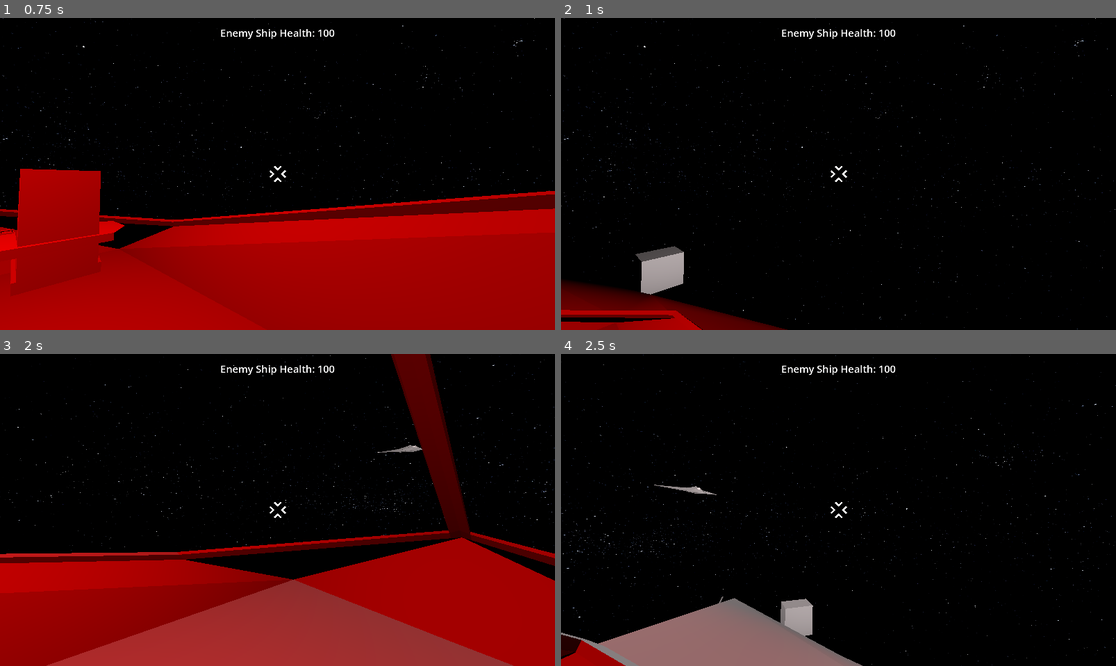
Above: before the commit, frames 1-4 (two rows, left to right).
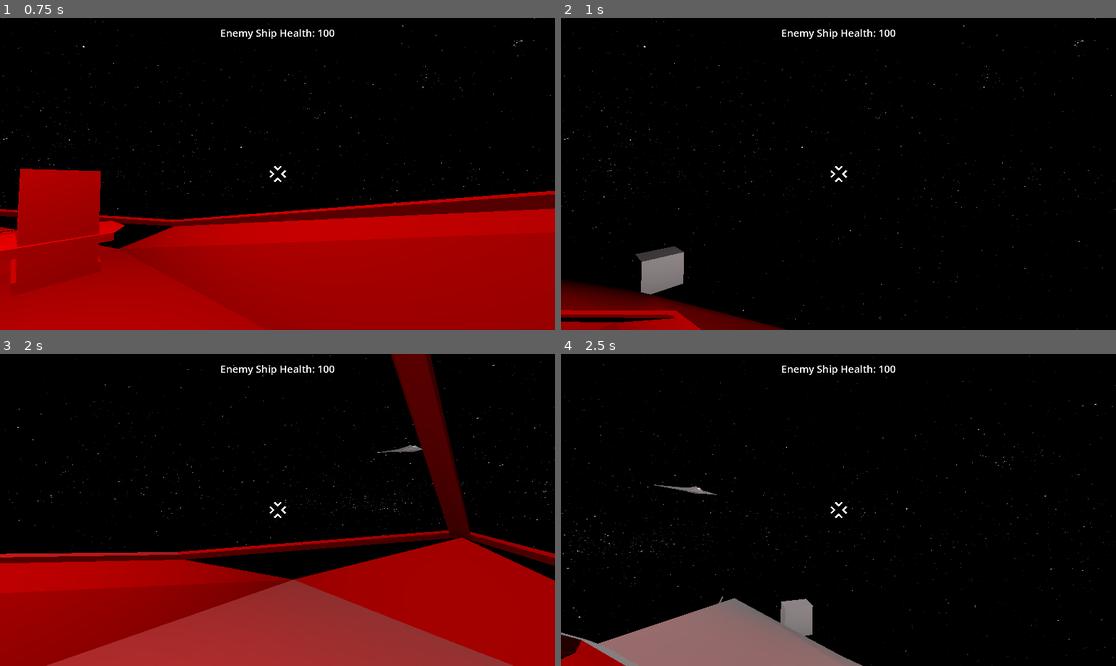
Above: after the commit, the same moments.

Repository: Greenwolf8/UntitledSpaceGame
Game: Godot game, scene res://Map.tscn
Same seed, same stepped clock (60 frames per second), same inputs: the game is played once before the commit and once after it.
Inputs (mouse positions are in pixels of both pictures, inside the frame that each line leads up to):
- Up to frame 1 (0.75 s): tap Enter at 0.5 s; move the mouse to (305, 174) at 0.52 s; hold W (move_forward) from 0.53 s (still down); hold C (camera_lock) from 0.53 s (still down)
- Up to frame 2 (1 s): keep holding W (move_forward); keep holding C (camera_lock); tap Space (jump) at 0.77 s
- Up to frame 3 (2 s): keep holding W (move_forward); move the mouse to (249, 510) at 1.27 s; release C (camera_lock) at 1.28 s; tap F (fire) at 1.35 s; tap Space (jump) at 1.52 s
- Up to frame 4 (2.5 s): keep holding W (move_forward); move the mouse to (849, 503) at 2.02 s; tap E (interact) at 2.1 s

Frame 1 is identical in both runs. In frame 2, 0.8% of the frame differs, in the area x 14-23%, y 75-89%; in frame 3, less than 0.1%; in frame 4, 0.5%.

Commit message:
fix: Physics layer in chair changed
The chair was on collision layer 10 and mask 2 instead of layers 2 & 6, and mask nothing. Also changed light energy of spots lower and removed an unused variable

Diff:
--- a/Ship.gd
+++ b/Ship.gd
@@ -8,7 +8,6 @@
 @onready var camera_3d: Camera3D = %Camera3D
 @onready var front_cast: RayCast3D = %FrontCast
 @onready var speed_label: Label = %Speed
-@onready var ai_health_label: Label = %AiHealth
 
 var Cameralocked = true
 var withPlayer = false
--- a/Ship.tscn
+++ b/Ship.tscn
@@ -84,7 +84,7 @@
 [node name="SpotLight3D" type="SpotLight3D" parent="Ship"]
 transform = Transform3D(-4.371139e-08, 0, 1, 0, 1, 0, -1, 0, -4.371139e-08, 64.61, 1.2, 38.49)
 light_color = Color(1, 0.94588345, 0.94768494, 1)
-light_energy = 250.0
+light_energy = 150.0
 spot_range = 2000.0
 spot_angle = 20.0
 spot_angle_attenuation = 0.43527067
@@ -92,15 +92,15 @@
 [node name="SpotLight3D2" type="SpotLight3D" parent="Ship"]
 transform = Transform3D(-4.371139e-08, 0, 1, 0, 1, 0, -1, 0, -4.371139e-08, 64.619286, 1.2, -38.495605)
 light_color = Color(1, 0.94509804, 0.9490196, 1)
-light_energy = 250.0
+light_energy = 150.0
 spot_range = 2000.0
 spot_angle = 20.0
 spot_angle_attenuation = 0.43527508
 
 [node name="Chair" type="RigidBody3D" parent="Ship"]
 unique_name_in_owner = true
-collision_layer = 10
-collision_mask = 2
+collision_layer = 34
+collision_mask = 0
 
 [node name="ChairCollider" type="CollisionShape3D" parent="Ship/Chair"]
 transform = Transform3D(0.75, 0, 0, 0, 1, 0, 0, 0, 1, 20.800072, 5.749711, -1.037703)
@@ -126,7 +126,7 @@
 unique_name_in_owner = true
 transform = Transform3D(1, 0, 0, 0, 1, 0, 0, 0, 1, 7.450581e-09, 0.011189461, -0.21256447)
 target_position = Vector3(0, 0, -1.5)
-collision_mask = 8
+collision_mask = 32
 
 [node name="Reticle2" type="TextureRect" parent="Ship/Player2"]
 anchors_preset = 8
--- a/project.godot
+++ b/project.godot
@@ -106,6 +106,7 @@
 3d_physics/layer_3="Outside World"
 3d_physics/layer_4="AI_Ship"
 3d_physics/layer_5="Bullets"
+3d_physics/layer_6="Interactable"
 
 [physics]
 
